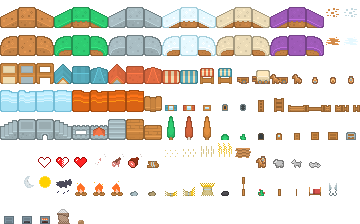
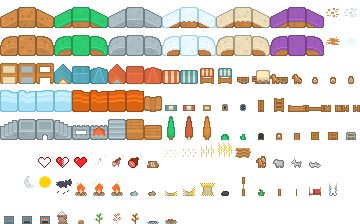
Layers edited between the first and the second w=360, h=224 image:
pixels changed over 57, 193, 177, 224 (layer not identified)
